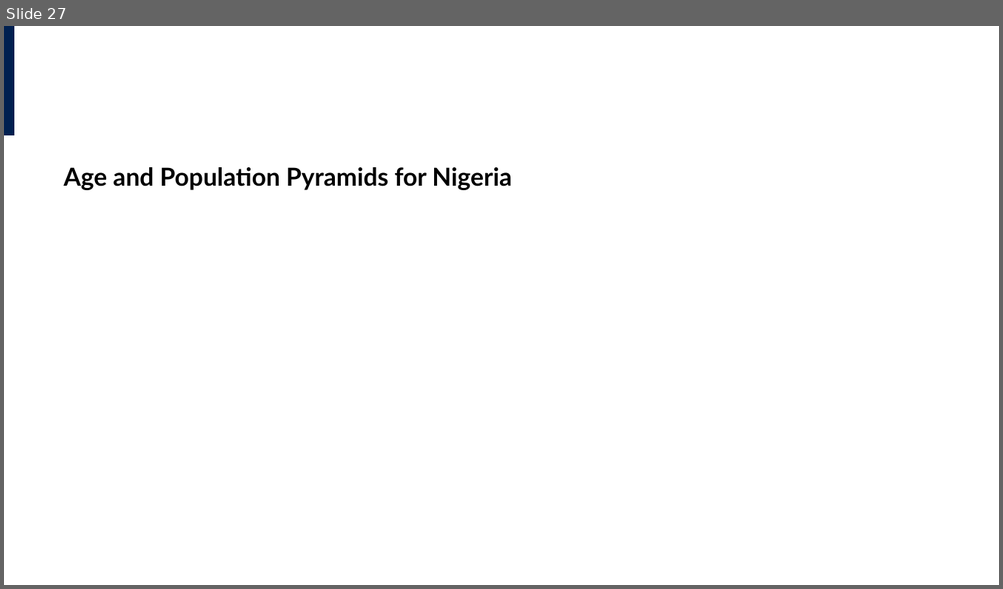
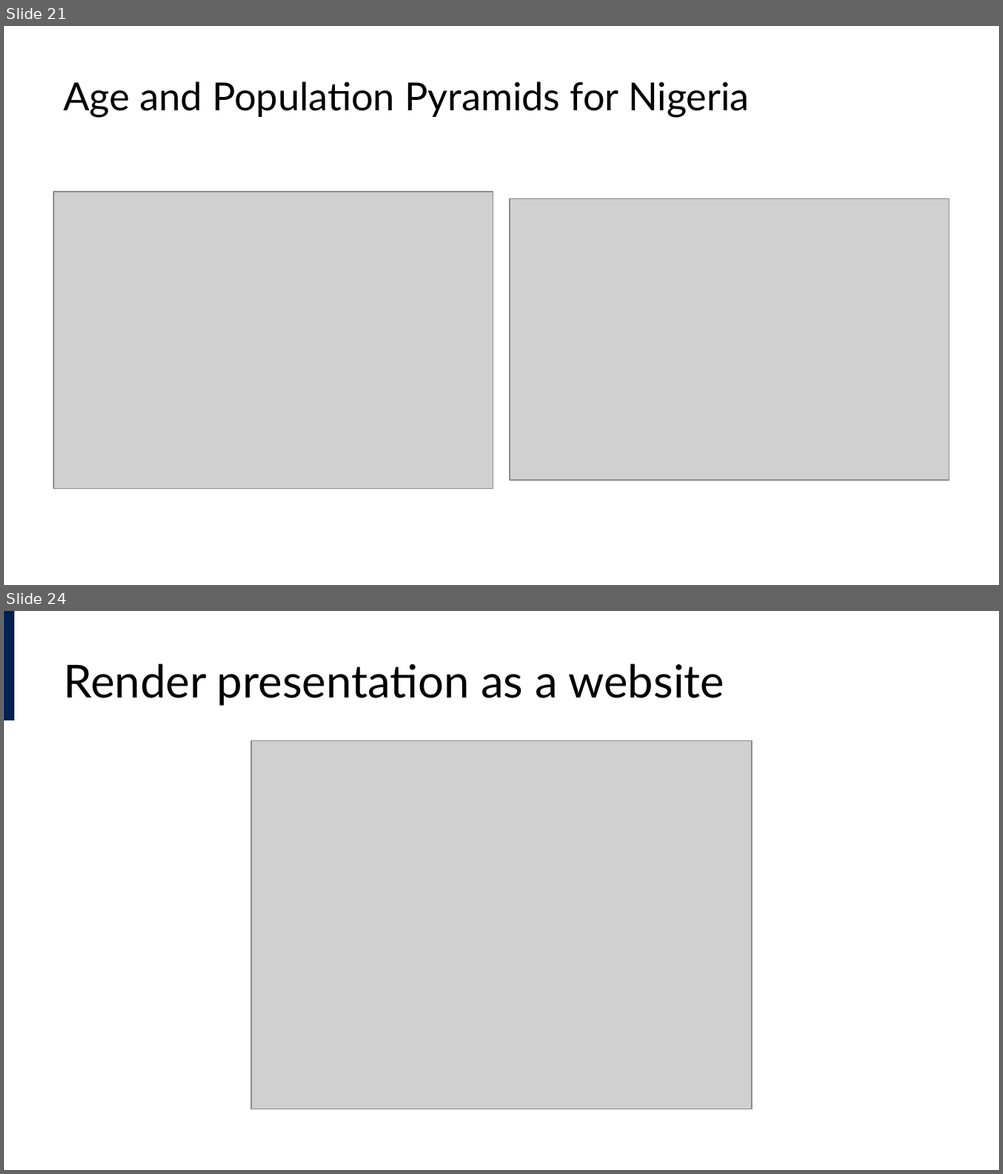
Before and after one commit to lucas-a-meyer/using-quarto, a slide deck: docs/presentation.pptx. Shown one above the other, each under a label of ours: slide 27 before the commit, slides 21 and 24 after it; the slides between them are not shown. The pictures are 1003x589 and 1003x1174 pixels, drawn with LibreOffice and Linux fonts; fonts in the diff are those of the drawing; grey boxes stand for pictures. Boxes give left, top, right and bottom in pixels: in the first picture for what was removed or moved away, otherwise in the second. Text is boxed around its words. In the diff, an @@ line names an element or a change of style, - is before the commit and + after.

```diff
--- a/docs/presentation.pptx
+++ b/docs/presentation.pptx
@@ slide 24 added at box(4, 611, 999, 1170), background #FFFFFF @@
@@ rectangle added at box(4, 611, 14, 721), fill #002050 @@
@@ title added at box(64, 664, 725, 706), 33 pt, text #000000 @@
+Render presentation as a website
@@ picture added at box(252, 741, 752, 1111) @@
@@ what was slide 27 is now slide 21 @@
@@ slide 21 changed as well @@
@@ rectangle removed at box(4, 26, 14, 136) @@
@@ title "Age and Population Pyramids for ...": place and size @@
-title "Age and Population Pyramids for ..." at box(64, 167, 512, 190)
+title "Age and Population Pyramids for ..." at box(64, 82, 749, 118)
@@ title "Age and Population Pyramids for ..." at box(64, 82, 749, 118): size 18 to 28 pt, bold off; less space between paragraphs; vertical alignment top to middle @@
@@ picture added at box(54, 192, 493, 489) @@
@@ picture added at box(509, 199, 949, 480) @@
```
Also in this commit, not shown: 18 other slides changed, 7 other slides added, 11 slides removed, 43 other files.
